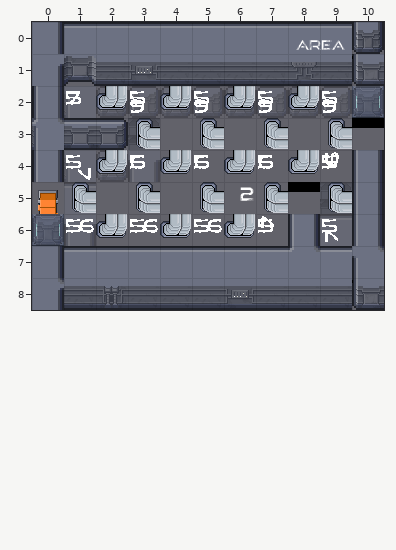
An edit to a level. Tiled map, cocos/Code/assets/resources/map/map_1-1-E-2.tmx. The picture above is the old version.
Cells are 32x32 px. Shown: x 0..10, y 0..8.
The same view after the edit:
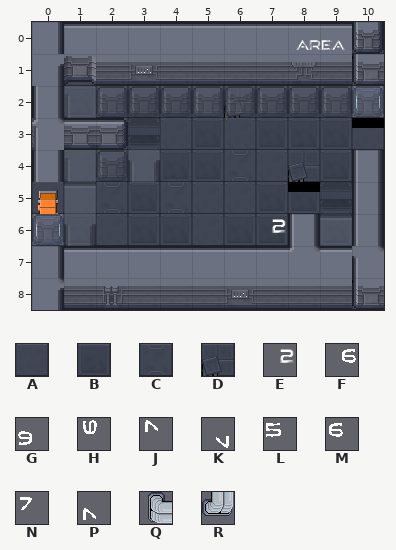
Key: from "proba_scifi": A 112, B 113, C 116, D 118, E 154; from "scifi_tileset_02": F 158, G 158 turned 180, H 158 turned 270, J 159 turned 270, K 159 turned 90, L 167, M 168, N 169, P 169 turned 270, Q 178 turned 180, R 178 turned 90.
_ is an empty cell.
The edit:
{"where": "layer \"f\""}
{"y":0,"x":10,"old":"_","new":"B"}
{"y":1,"x":1,"old":"_","new":"A"}
{"y":2,"x":1,"old":"_________","new":"BABBADBBA"}
{"y":3,"x":2,"old":"_________","new":"BBABABBBA"}
{"y":4,"x":1,"old":"_________","new":"ABABBCADB"}
{"y":5,"x":0,"old":"__________","new":"AACBCAABBB"}
{"y":6,"x":1,"old":"_______","new":"BABBABB"}
{"y":6,"x":9,"old":"_","new":"B"}
{"where": "layer \"p\""}
{"y":5,"x":6,"old":"E","new":"_"}
{"y":6,"x":7,"old":"_","new":"E"}
{"where": "layer \"Tile Layer 6\" (removed)"}
{"y":2,"x":1,"old":"NRGRGRGRG","new":"_________"}
{"y":3,"x":3,"old":"Q","new":"_"}
{"y":3,"x":5,"old":"Q","new":"_"}
{"y":3,"x":7,"old":"Q","new":"_"}
{"y":3,"x":9,"old":"Q","new":"_"}
{"y":4,"x":1,"old":"KRMRMRMRH","new":"_________"}
{"y":5,"x":1,"old":"Q","new":"_"}
{"y":5,"x":3,"old":"Q","new":"_"}
{"y":5,"x":5,"old":"Q","new":"_"}
{"y":5,"x":7,"old":"Q","new":"_"}
{"y":5,"x":9,"old":"Q","new":"_"}
{"y":6,"x":1,"old":"FRFRFRJ","new":"_______"}
{"y":6,"x":9,"old":"P","new":"_"}
{"where": "layer \"Tile Layer 5\" (removed)"}
{"y":2,"x":1,"old":"L","new":"_"}
{"y":2,"x":3,"old":"L","new":"_"}
{"y":2,"x":5,"old":"L","new":"_"}
{"y":2,"x":7,"old":"L","new":"_"}
{"y":2,"x":9,"old":"L","new":"_"}
{"y":4,"x":1,"old":"L","new":"_"}
{"y":4,"x":3,"old":"L","new":"_"}
{"y":4,"x":5,"old":"L","new":"_"}
{"y":4,"x":7,"old":"L","new":"_"}
{"y":4,"x":9,"old":"L","new":"_"}
{"y":6,"x":1,"old":"L","new":"_"}
{"y":6,"x":3,"old":"L","new":"_"}
{"y":6,"x":5,"old":"L","new":"_"}
{"y":6,"x":7,"old":"L","new":"_"}
{"y":6,"x":9,"old":"L","new":"_"}
{"label":"added","picture_box":[352,50,384,54]}
{"label":"changed","picture_box":[32,82,384,246]}
